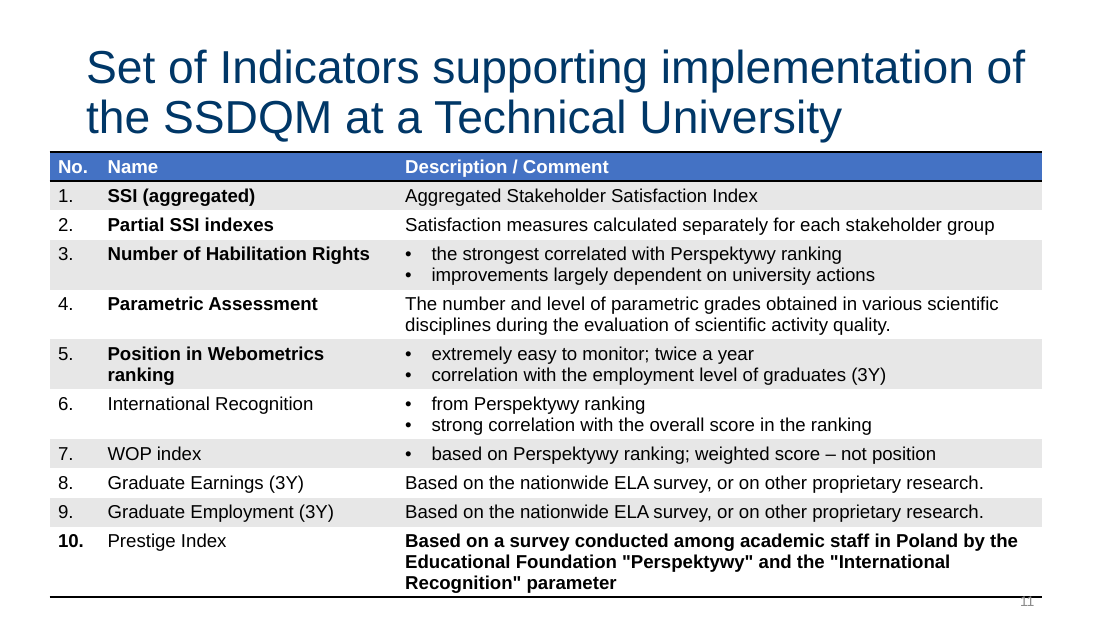
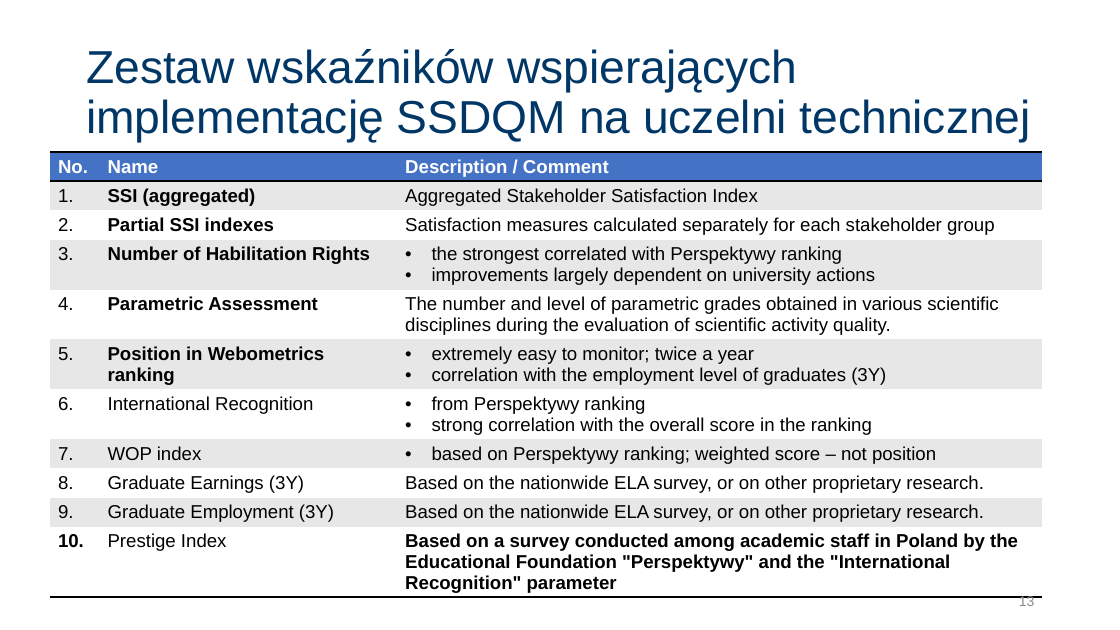
Before and after one commit to JeanPaulSzefler/doktorat_git, a slide deck: slide 13 of Obrona_JPSZEFLER/SSI_forHEI_QMS_PL_v0.1.pptx (slide 11 before the commit). Drawn at 1120x630 pixels with LibreOffice and Linux fonts; fonts in the diff are those of the drawing. Boxes give left, top, right and bottom in pixels: in the first picture for what was removed or moved away, otherwise in the second. Text is boxed around its words. In the diff, an @@ line names an element or a change of style, - is before the commit and + after.

```diff
--- a/Obrona_JPSZEFLER/SSI_forHEI_QMS_PL_v0.1.pptx
+++ b/Obrona_JPSZEFLER/SSI_forHEI_QMS_PL_v0.1.pptx
@@ title at (86, 49, 1031, 142): text changed @@
-Set of Indicators supporting implementation of the SSDQM at a Technical University
+Zestaw wskaźników wspierających implementację SSDQM na uczelni technicznej
@@ page number at (1019, 596, 1035, 606): text changed @@
-11
+13
```
Also in this commit, not shown: 7 other slides changed, 7 slides added, 5 slides removed, 7 other files.
